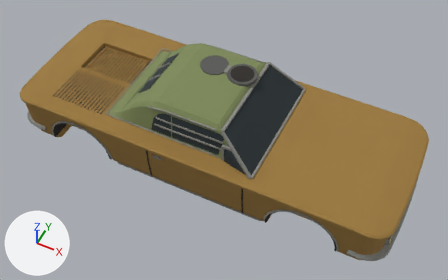
The glTF model game/public/models/base_convertible.glb: old version first, new version second.
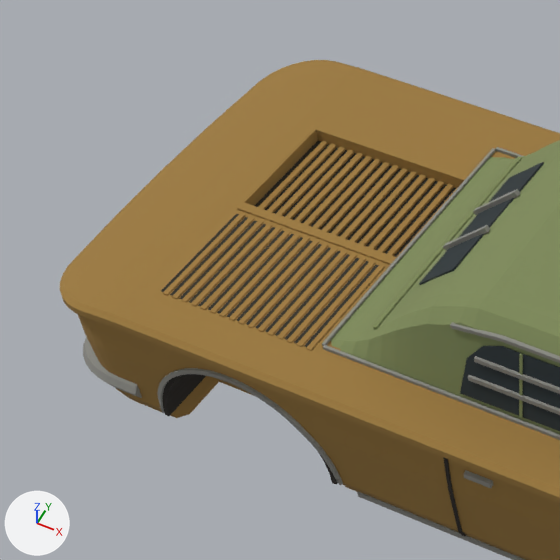
Each version appears first whole from a 50 mm lens placed at (2.89, -5.57, 6.42), pointed at (0.2, -0.19, -0.3), and next in a close-up on the part from 0% to 41% of the width and 0% to 66% of the height. The lights are fixed; the arrows at lower left show +X, +Y and +Z. The first two pictures are the older version. Vertices at exactly the same position are counted once.

Names of what the first close-up shows: 'base_convertible'.
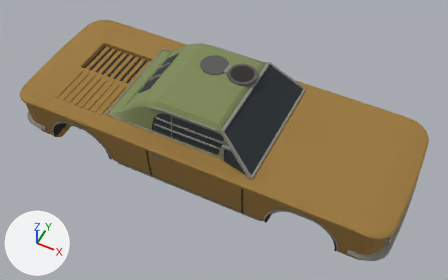
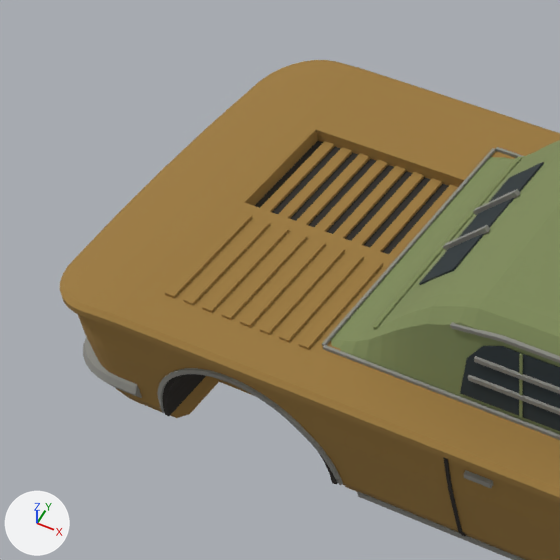
Where the change shows, as pixel boxes [x1, y1, x2, y2] in the close-ups (560 x 560 px):
part 1 of me_body, added
    after: [389, 184, 458, 257]
part 2 of me_body, added (brown)
    after: [299, 260, 383, 350]
part 3 of me_body, added (brown)
    after: [370, 178, 442, 252]
part 4 of me_body, added (brown)
    after: [279, 253, 364, 342]
part 5 of me_body, added (brown)
    after: [352, 172, 424, 245]
part 6 of me_body, added (brown)
    after: [260, 246, 345, 335]
part 7 of me_body, added (brown)
    after: [333, 166, 406, 238]
part 8 of me_body, added (brown)
    after: [240, 239, 326, 327]
part 9 of me_body, added (brown)
    after: [314, 160, 388, 232]
part 10 of me_body, added (brown)
    after: [221, 233, 307, 320]
part 11 of me_body, added (brown)
    after: [296, 153, 370, 225]
part 12 of me_body, added (brown)
    after: [202, 226, 289, 313]
part 13 of me_body, added (brown)
    after: [278, 147, 352, 219]
part 14 of me_body, added (brown)
    after: [183, 219, 270, 305]
part 15 of me_body, added (brown)
    after: [260, 141, 335, 212]
part 16 of me_body, added (brown)
    after: [165, 213, 252, 298]
part 17 of me_body, deleted
    before: [161, 141, 458, 351]

The change, as a list of edits to the scene's bpy script:
```text
Change me_body:
    used by ob_base_convertible; location = (0.0, 0.0, 0.0)
    remove me_body.from_pydata(...)  # 5248 vertices, 9574 faces; spans x -2.92..2.92, y -1.09..1.09, z -0.75..0.63
    add me_body.from_pydata(...)  # 4984 vertices, 9178 faces; spans x -2.92..2.92, y -1.09..1.09, z -0.75..0.63
    me_body part 1: a new loose piece, a box spanning x -1.475..-1.415, y -0.118..0.518, z -0.01..0.01, in mat_paint (brown #9c7a3e)
    me_body part 2: a new loose piece, a box spanning x -1.473..-1.418, y -0.84..-0.2, z 0.07..0.084, in mat_paint (brown #9c7a3e)
    me_body part 3: a new loose piece, a box spanning x -1.585..-1.525, y -0.118..0.518, z -0.01..0.01, in mat_paint (brown #9c7a3e)
    me_body part 4: a new loose piece, a box spanning x -1.582..-1.527, y -0.84..-0.2, z 0.07..0.084, in mat_paint (brown #9c7a3e)
    me_body part 5: a new loose piece, a box spanning x -1.695..-1.635, y -0.118..0.518, z -0.01..0.01, in mat_paint (brown #9c7a3e)
    me_body part 6: a new loose piece, a box spanning x -1.692..-1.637, y -0.84..-0.2, z 0.07..0.084, in mat_paint (brown #9c7a3e)
    me_body part 7: a new loose piece, a box spanning x -1.805..-1.745, y -0.118..0.518, z -0.01..0.01, in mat_paint (brown #9c7a3e)
    me_body part 8: a new loose piece, a box spanning x -1.803..-1.747, y -0.84..-0.2, z 0.07..0.084, in mat_paint (brown #9c7a3e)
    me_body part 9: a new loose piece, a box spanning x -1.915..-1.855, y -0.118..0.518, z -0.01..0.01, in mat_paint (brown #9c7a3e)
    me_body part 10: a new loose piece, a box spanning x -1.913..-1.857, y -0.84..-0.2, z 0.07..0.084, in mat_paint (brown #9c7a3e)
    me_body part 11: a new loose piece, a box spanning x -2.025..-1.965, y -0.118..0.518, z -0.01..0.01, in mat_paint (brown #9c7a3e)
    me_body part 12: a new loose piece, a box spanning x -2.023..-1.967, y -0.84..-0.2, z 0.07..0.084, in mat_paint (brown #9c7a3e)
    me_body part 13: a new loose piece, a box spanning x -2.135..-2.075, y -0.118..0.518, z -0.01..0.01, in mat_paint (brown #9c7a3e)
    me_body part 14: a new loose piece, a box spanning x -2.132..-2.078, y -0.84..-0.2, z 0.07..0.084, in mat_paint (brown #9c7a3e)
    me_body part 15: a new loose piece, a box spanning x -2.245..-2.185, y -0.118..0.518, z -0.01..0.01, in mat_paint (brown #9c7a3e)
    me_body part 16: a new loose piece, a box spanning x -2.242..-2.188, y -0.84..-0.2, z 0.07..0.084, in mat_paint (brown #9c7a3e)
    me_body part 17: 49 loose pieces with 392 vertices, spanning x -2.29..-1.38, y -0.84..0.52, z -0.01..0.08, are deleted
```
